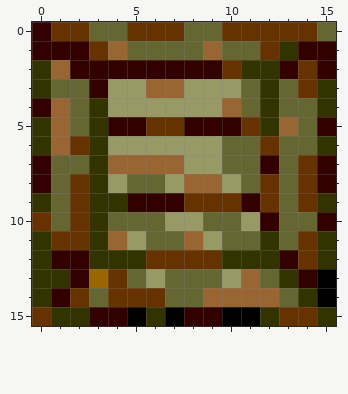
Pixel-art sprite, stored at image/16bit/crate01.png. Above, as it was before the edit.
The file is 16x16 pixels.
The same view after the edit:
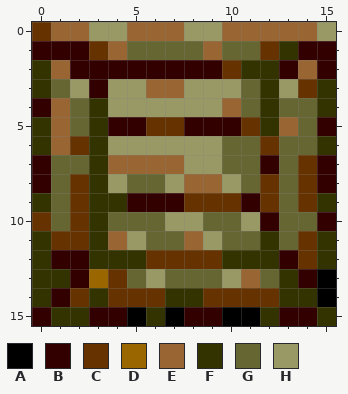
Palette (. is transparent): A #000000  B #330000  C #663300  D #996600  E #996633  F #333300  G #666633  H #999966
Change:
{"y":0,"x":0,"old":"BCCGGCCCGGCCCCCG","new":"CEEHHEEEHHEEEEEH"}
{"y":2,"x":14,"old":"C","new":"E"}
{"y":3,"x":2,"old":"G","new":"H"}
{"y":3,"x":13,"old":"G","new":"H"}
{"y":14,"x":3,"old":"G","new":"F"}
{"y":14,"x":7,"old":"GGEEEEG","new":"FFCCCCF"}
{"y":15,"x":0,"old":"C","new":"B"}
{"y":15,"x":13,"old":"CC","new":"BB"}
{"label":"changed","picture_box":[32,22,336,98]}
{"label":"changed","picture_box":[32,288,317,326]}
